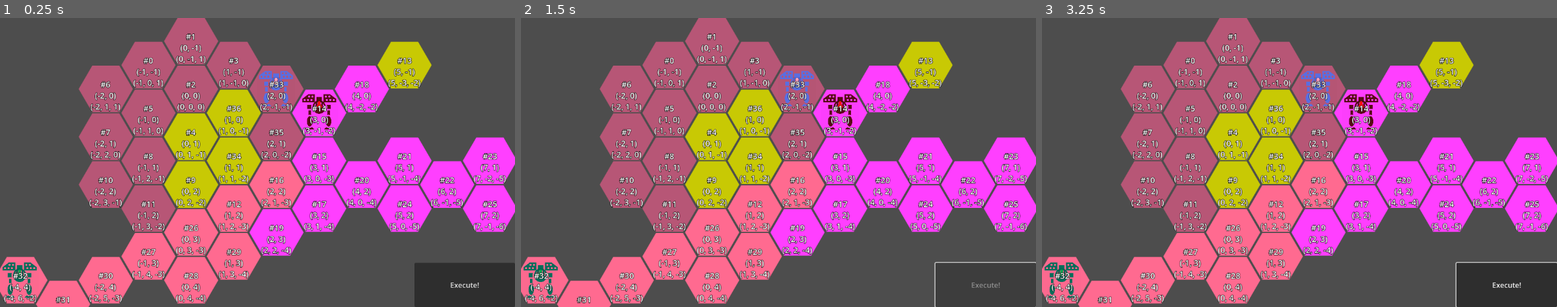
Above: before the commit, frames 1-3 (left to right).
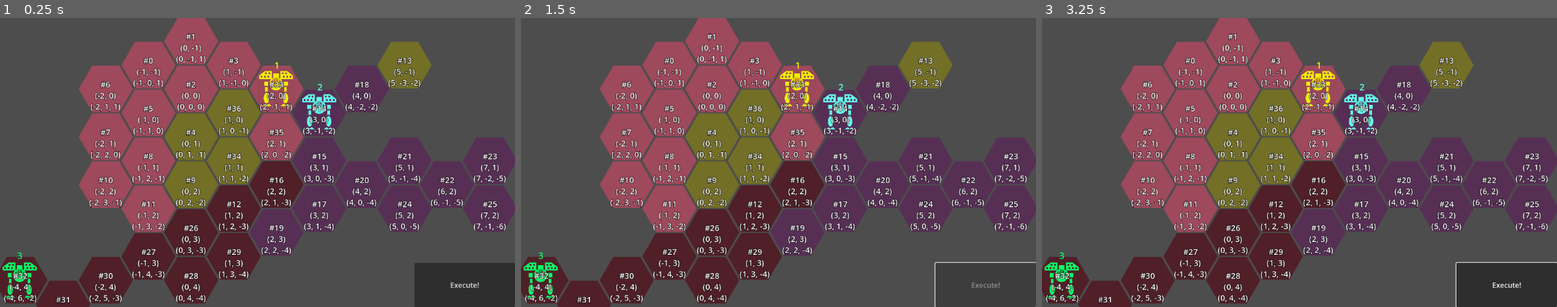
Above: after the commit, the same moments.

Repository: ArokhSlade/confetticore
Game: Godot game, scene res://game.tscn
Same seed, same stepped clock (60 frames per second), same inputs: the game is played once before the commit and once after it.
Inputs (mouse positions are in pixels of both pictures, inside the frame that each line leads up to):
- Up to frame 1 (0.25 s): no input
- Up to frame 2 (1.5 s): click "Execute!" at 0.5 s; tap Enter at 1.25 s; move the mouse to (891, 148) at 1.27 s; click (891, 148) at 1.42 s
- Up to frame 3 (3.25 s): click "Execute!" at 2 s; tap Space at 2.75 s; move the mouse to (1196, 176) at 2.77 s; click (1196, 176) at 2.92 s

The runs differ from the first frame. In frame 1, 42% of the frame differs, in the area x 0-100%, y 0-100%; in frame 2, 42%; in frame 3, 42%.

Commit message:
adjusted modulates for better visibility
also added number labels for mechs (temporary, for testing)

Diff:
--- a/level/level.tscn
+++ b/level/level.tscn
@@ -12,22 +12,22 @@
 texture_region_size = Vector2i(190, 164)
 0:0/next_alternative_id = 6
 0:0/0 = 0
-0:0/0/modulate = Color(0.71938, 0.337781, 0.461093, 1)
+0:0/0/modulate = Color(0.618846, 0.284321, 0.362797, 1)
 0:0/0/custom_data_0 = 1.0
 0:0/1 = 1
 0:0/1/modulate = Color(0.431889, 0.664073, 0.940163, 1)
 0:0/1/custom_data_0 = 1.0
 0:0/2 = 2
-0:0/2/modulate = Color(0.783777, 0.788935, 0.0150118, 1)
+0:0/2/modulate = Color(0.450447, 0.437315, 0.149153, 1)
 0:0/2/custom_data_0 = 1.0
 0:0/3 = 3
-0:0/3/modulate = Color(1, 0.247059, 1, 1)
+0:0/3/modulate = Color(0.343192, 0.184838, 0.335243, 1)
 0:0/3/custom_data_0 = 2.0
 0:0/4 = 4
 0:0/4/modulate = Color(0.2646, 0.49, 0.373543, 1)
 0:0/4/custom_data_0 = 5.0
 0:0/5 = 5
-0:0/5/modulate = Color(0.99778, 0.415074, 0.566199, 1)
+0:0/5/modulate = Color(0.31461, 0.123286, 0.155346, 1)
 0:0/5/custom_data_0 = 3.0
 
 [sub_resource type="TileSet" id="TileSet_dhmdd"]
@@ -58,6 +58,7 @@
 hex_map = NodePath("../HexMap")
 
 [node name="Mech" parent="Mechs" node_paths=PackedStringArray("pilot") instance=ExtResource("3_oi3di")]
+modulate = Color(0.941293, 0.937934, 7.70092e-07, 1)
 position = Vector2(379, 79)
 pilot = NodePath("Pilot")
 
@@ -66,8 +67,18 @@
 call_sign = "gerald"
 experience = 1336
 
+[node name="Label" type="Label" parent="Mechs/Mech"]
+offset_left = -39.0
+offset_top = -100.0
+offset_right = 45.0
+offset_bottom = -58.0
+theme_override_font_sizes/font_size = 30
+text = "1"
+horizontal_alignment = 1
+vertical_alignment = 1
+
 [node name="Mech2" parent="Mechs" node_paths=PackedStringArray("pilot") instance=ExtResource("3_oi3di")]
-modulate = Color(1, 0.1, 0.1, 1)
+modulate = Color(0.384608, 1, 0.93165, 1)
 position = Vector2(523, 157)
 pilot = NodePath("Pilot")
 
@@ -75,6 +86,16 @@
 position = Vector2(0, -26)
 call_sign = "gerald"
 experience = 1336
+
+[node name="Label" type="Label" parent="Mechs/Mech2"]
+offset_left = -39.0
+offset_top = -105.0
+offset_right = 45.0
+offset_bottom = -63.0
+theme_override_font_sizes/font_size = 30
+text = "2"
+horizontal_alignment = 1
+vertical_alignment = 1
 
 [node name="Mech3" parent="Mechs" node_paths=PackedStringArray("pilot") instance=ExtResource("3_oi3di")]
 modulate = Color(0.03, 1, 0.401833, 1)
@@ -86,6 +107,16 @@
 call_sign = "gerald"
 experience = 1336
 
+[node name="Label" type="Label" parent="Mechs/Mech3"]
+offset_left = -41.0
+offset_top = -104.0
+offset_right = 43.0
+offset_bottom = -62.0
+theme_override_font_sizes/font_size = 30
+text = "3"
+horizontal_alignment = 1
+vertical_alignment = 1
+
 [node name="Camera2D" type="Camera2D" parent="."]
 position = Vector2(317, 326)
 zoom = Vector2(0.67, 0.67)
--- a/mech/mech.tscn
+++ b/mech/mech.tscn
@@ -13,7 +13,6 @@
 path_finder = NodePath("PathFinder")
 
 [node name="Sprite2D" type="Sprite2D" parent="."]
-self_modulate = Color(0.350446, 0.431061, 0.883568, 1)
 scale = Vector2(0.25, 0.25)
 texture = ExtResource("2_e36w2")
 region_rect = Rect2(0, 0, 485, 488)
